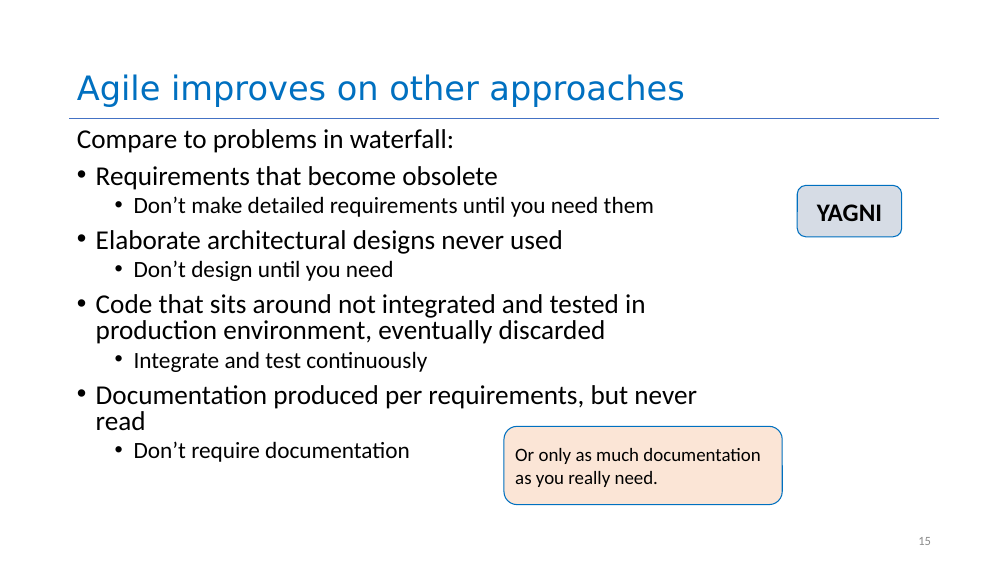
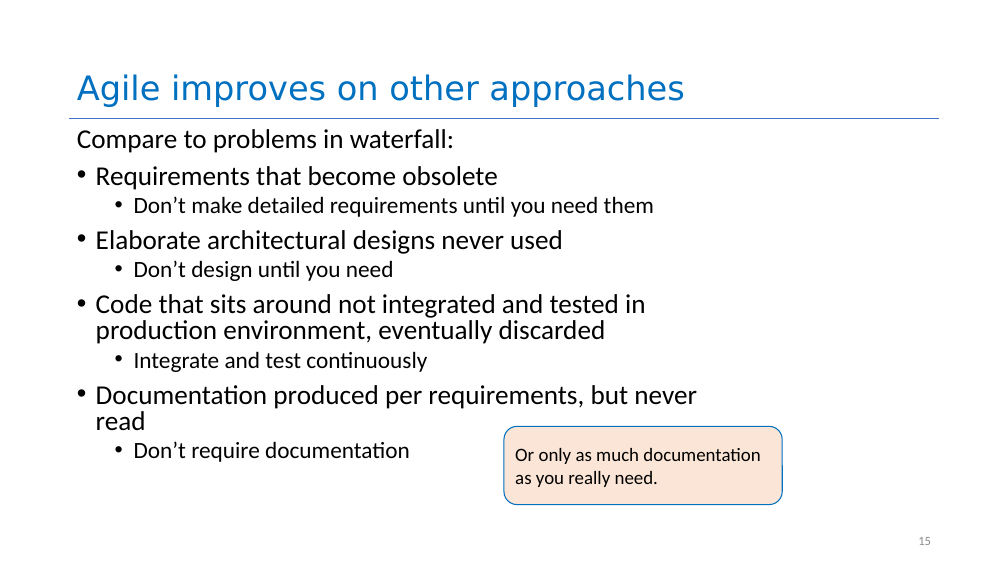
Before and after one commit to neu-se/CS4530-Fall-2026, a slide deck: slide 15 of Slides/Module 07.1 Software Process.pptx. Drawn at 1008x567 pixels with LibreOffice and Linux fonts; fonts in the diff are those of the drawing. Boxes give left, top, right and bottom in pixels: in the first picture for what was removed or moved away, otherwise in the second. Text is boxed around its words. In the diff, an @@ line names an element or a change of style, - is before the commit and + after.

```diff
--- a/Slides/Module 07.1 Software Process.pptx
+++ b/Slides/Module 07.1 Software Process.pptx
@@ rounded rectangle removed at bbox=[798, 185, 902, 237] @@
-YAGNI
```
Also in this commit, not shown: 2 other slides changed, 4 other files.
